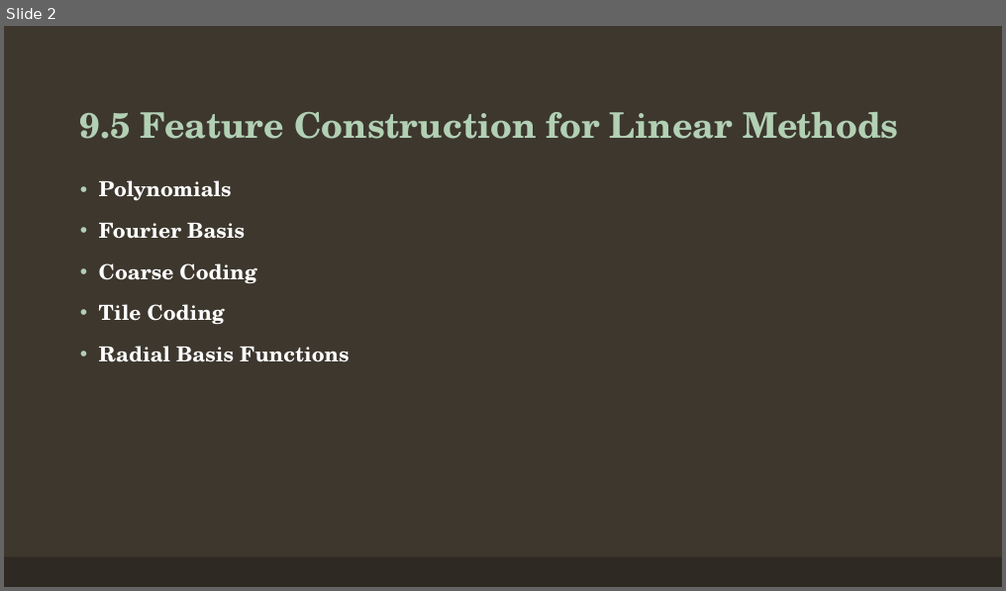
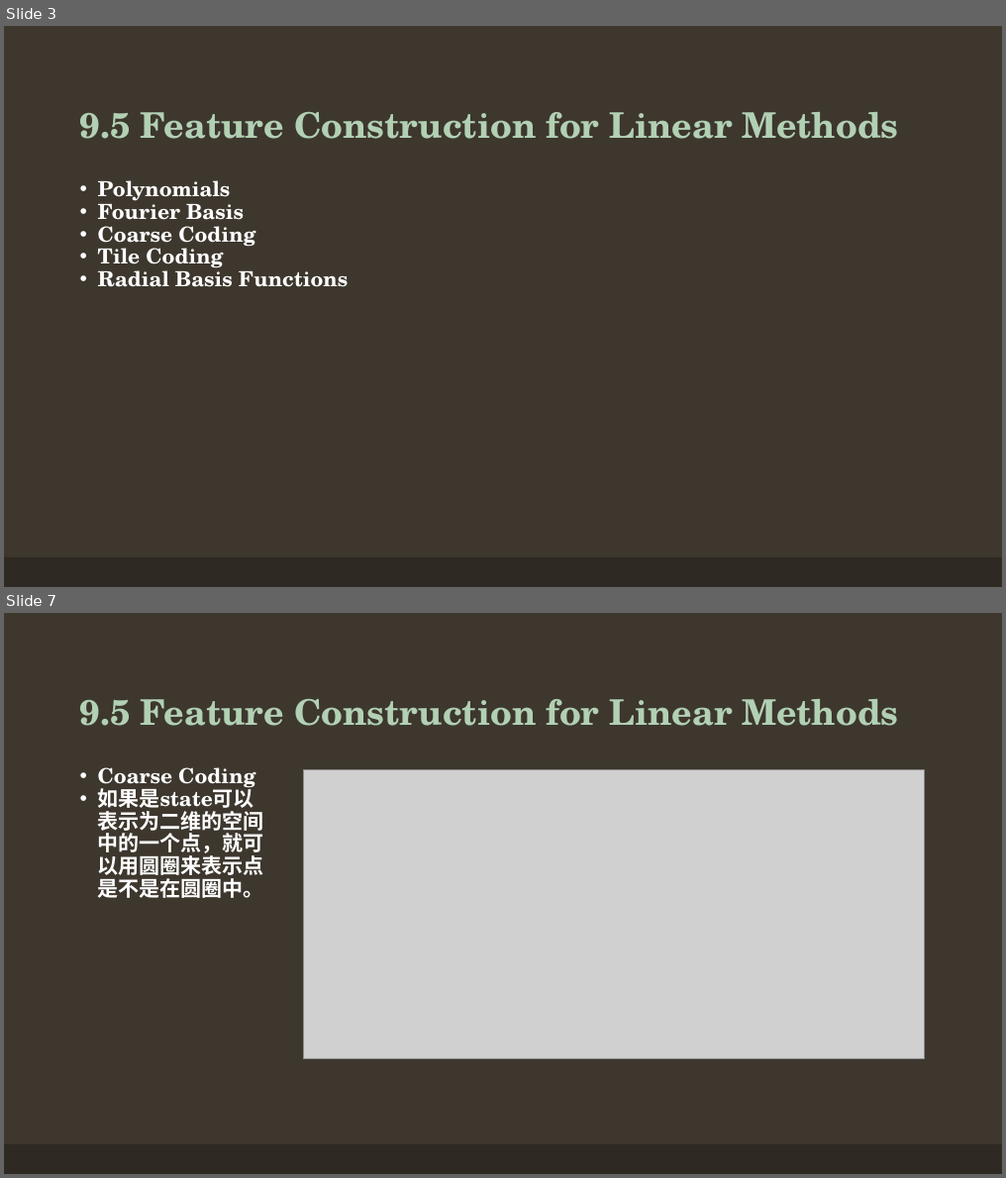
Before and after one commit to Seraphli/RLAIExercise, a slide deck: Chapter 9.pptx. Shown one above the other, each under a label of ours: slide 2 before the commit, slides 3 and 7 after it; the slides between them are not shown. The pictures are 1006x591 and 1006x1178 pixels, drawn with LibreOffice and Linux fonts; fonts in the diff are those of the drawing; grey boxes stand for pictures. Boxes give left, top, right and bottom in pixels: in the first picture for what was removed or moved away, otherwise in the second. Text is boxed around its words. In the diff, an @@ line names an element or a change of style, - is before the commit and + after.

```diff
--- a/Chapter 9.pptx
+++ b/Chapter 9.pptx
@@ slide 7 added at (4, 613, 1002, 1174), background #3D372E; not listed: 1 template element that a slide beside it also shows @@
@@ text added at (80, 699, 899, 726), 34 pt, text #B2D0B4, bold @@
+9.5 Feature Construction for Linear Methods
@@ text added at (98, 767, 264, 898), 20 pt, text #FFFFFF, bold @@
+• Coarse Coding
+• 如果是state可以表示为二维的空间中的一个点，就可以用圆圈来表示点是不是在圆圈中。
@@ picture added at (303, 770, 925, 1059) @@
@@ what was slide 2 is now slide 3 @@
@@ slide 3 changed as well @@
@@ text "Polynomials" at (98, 180, 348, 287): indent changed; less space between paragraphs @@
```
Also in this commit, not shown: 6 other slides changed, 11 other slides added, 6 slides removed.
